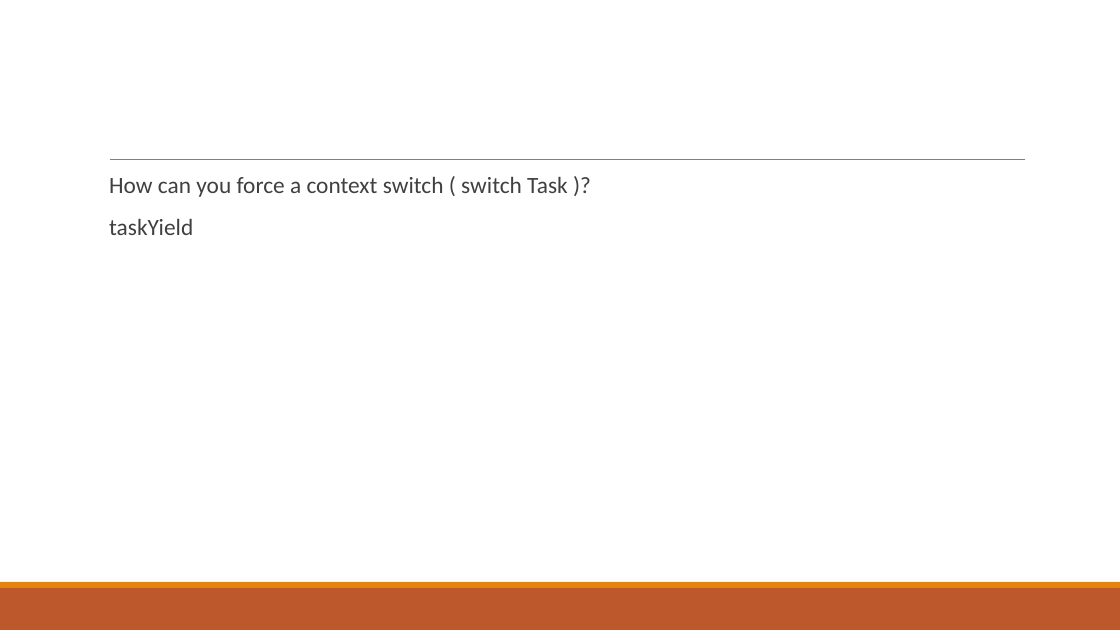
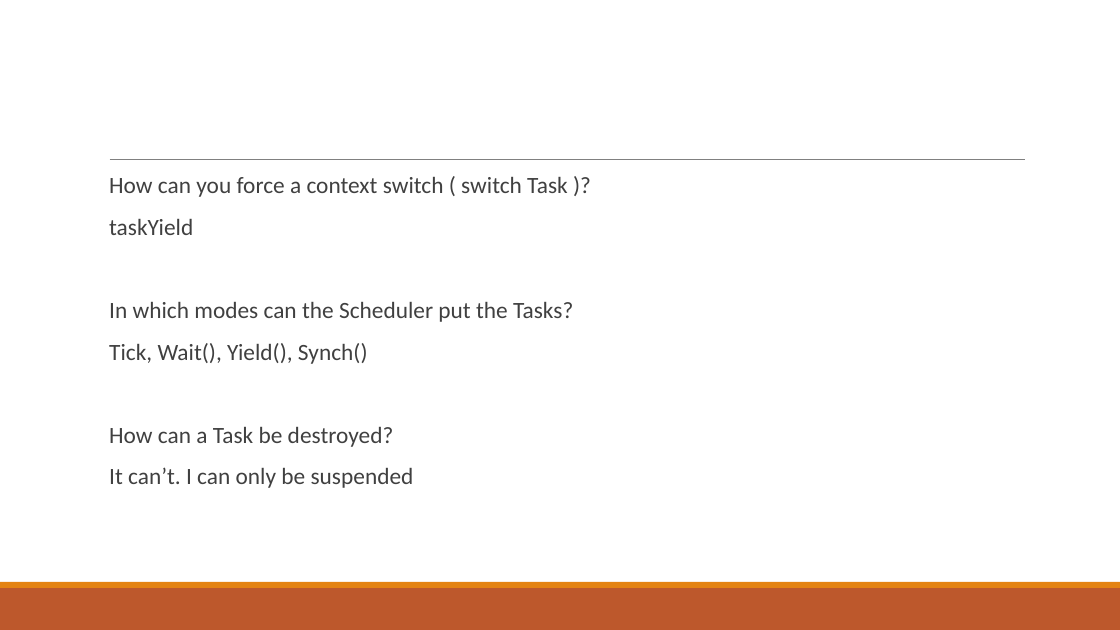
Before and after one commit to tfineich/INTRO_Projekt, a slide deck: slide 19 of Recap_SW5_Ineichen_Stecher.pptx. Drawn at 1120x630 pixels with LibreOffice and Linux fonts; fonts in the diff are those of the drawing. Boxes give left, top, right and bottom in pixels: in the first picture for what was removed or moved away, otherwise in the second. Text is boxed around its words. In the diff, an @@ line names an element or a change of style, - is before the commit and + after.

```diff
--- a/Recap_SW5_Ineichen_Stecher.pptx
+++ b/Recap_SW5_Ineichen_Stecher.pptx
@@ text at [109, 302, 573, 488]: paragraphs added @@
+  In which modes can the Scheduler put the Tasks?
+  Tick, Wait(), Yield(), Synch()
+  How can a Task be destroyed?
+  It can’t. I can only be suspended
```
Also in this commit, not shown: 2 other slides changed, 3 slides added, 3 slides removed.
